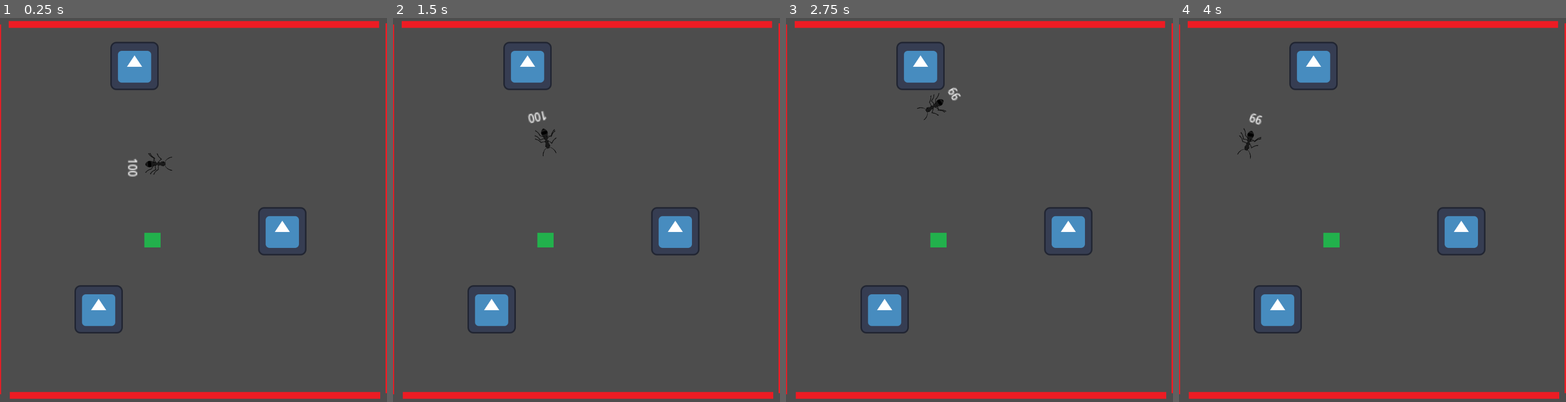
Above: before the commit, frames 1-4 (left to right).
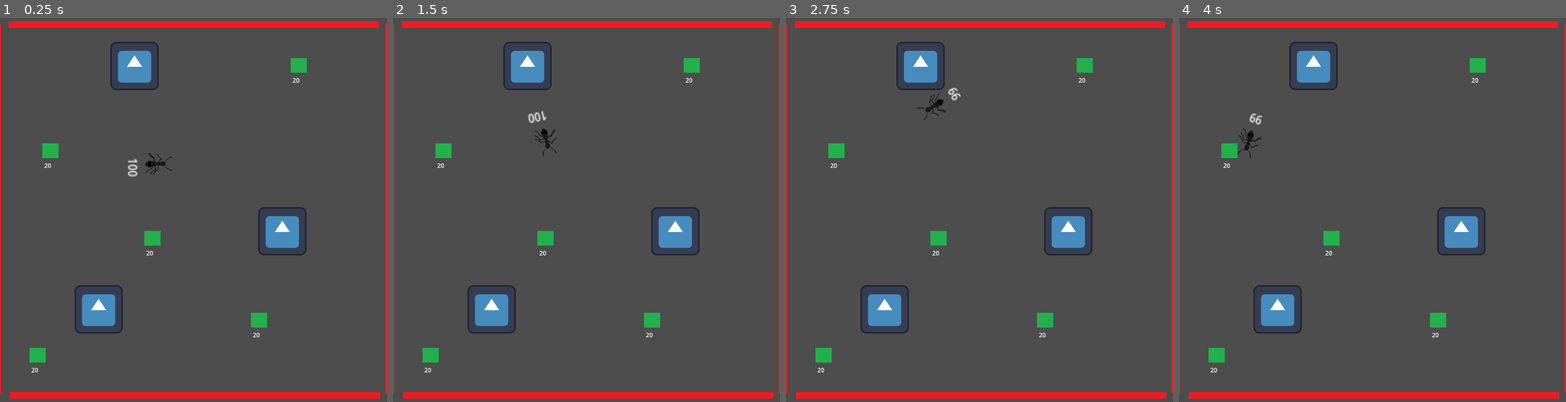
Above: after the commit, the same moments.

Repository: jalfonsocu/GodotRL_AntFarm
Game: Godot game, scene res://Origin.tscn
Same seed, same stepped clock (60 frames per second), same inputs: the game is played once before the commit and once after it. The engine's default icon, where the game draws it, is replaced by a stand-in: a white triangle on a blue panel in a dark square.
Inputs:
- Up to frame 1 (0.25 s): no input
- Up to frame 2 (1.5 s): tap Enter at 0.5 s; hold D (right) 0.53-1.28 s; hold S (down) from 1.28 s (still down)
- Up to frame 3 (2.75 s): release S (down) at 2.03 s; hold D (right) from 2.03 s (still down)
- Up to frame 4 (4 s): release D (right) at 2.78 s; hold W (up) 2.78-3.53 s; hold A (left) from 3.53 s (still down)

The runs differ from the first frame. In frame 1, 0.8% of the frame differs, in the area x 7-80%, y 10-93%; in frame 2, 0.8%; in frame 3, 0.8%; in frame 4, 0.8%.

Commit message:
Implementando acciones de la hormiga

Diff:
--- a/Character.gd
+++ b/Character.gd
@@ -5,10 +5,18 @@
 @export var rotation_speed = 1.8
 
 @export var energy = 100
+var center_collider_type = 0
+var left_collider_type = 0
+var right_collider_type = 0
+
+var center_collider_distance = -1
+var left_collider_distance = -1
+var right_collider_distance = -1
 
 var rotation_direction = 0
 
 signal health_depleted
+signal eat
 
 
 func _ready():
@@ -30,14 +38,25 @@
 
 func _process(delta):
 	if $RayCast2D_Center.is_colliding():
-		print($RayCast2D_Center.get_collider())
-		print(distance_to_collider($RayCast2D_Center))
+		center_collider_type = detect_object_type($RayCast2D_Center.get_collider())
+		center_collider_distance = distance_to_collider($RayCast2D_Center)
+	else:
+		center_collider_distance = -1
+		center_collider_type = 0
+
 	if $RayCast2D_CenterLeft.is_colliding():
-		print($RayCast2D_CenterLeft.get_collider())
-		print(distance_to_collider($RayCast2D_CenterLeft))
+		left_collider_type = detect_object_type($RayCast2D_CenterLeft.get_collider())
+		left_collider_distance = distance_to_collider($RayCast2D_CenterLeft)
+	else:
+		left_collider_distance = -1
+		left_collider_type = 0
+
 	if $RayCast2D_CenterRight.is_colliding():
-		print($RayCast2D_CenterRight.get_collider())
-		print(distance_to_collider($RayCast2D_CenterRight))
+		right_collider_type = detect_object_type($RayCast2D_CenterRight.get_collider())
+		right_collider_distance = distance_to_collider($RayCast2D_CenterRight)
+	else:
+		right_collider_distance = -1
+		right_collider_type = 0
 
 
 
@@ -54,3 +73,12 @@
 		var collision_point = ray.get_collision_point()
 		distance = origin.distance_to(collision_point)
 	return distance
+
+func detect_object_type(object):
+	if  object.to_string() == "Food":
+		return 1
+	else:
+		return 10
+
+func eat_action():
+	eat.emit()
--- a/Food.gd
+++ b/Food.gd
@@ -4,9 +4,12 @@
 
 # Called when the node enters the scene tree for the first time.
 func _ready():
-	pass # Replace with function body.
+	$Label.text = str(food_amount)
 
 
 # Called every frame. 'delta' is the elapsed time since the previous frame.
 func _process(delta):
 	pass
+
+func _to_string():
+	return "Food"
--- a/Food.tscn
+++ b/Food.tscn
@@ -16,3 +16,9 @@
 
 [node name="Sprite2D" type="Sprite2D" parent="."]
 texture = ExtResource("1_xfcg7")
+
+[node name="Label" type="Label" parent="."]
+offset_left = -17.0
+offset_top = 27.0
+offset_right = 23.0
+offset_bottom = 50.0
--- a/Origin.tscn
+++ b/Origin.tscn
@@ -43,9 +43,20 @@
 [node name="Sprite2D" type="Sprite2D" parent="RigidBody2D3"]
 texture = ExtResource("3_yum02")
 
-[node name="Ant" parent="." instance=ExtResource("3_is2qa")]
-position = Vector2(420, 390)
-scale = Vector2(3, 3)
+[node name="Area_Food" parent="." instance=ExtResource("5_0mh5k")]
+position = Vector2(404, 588)
+
+[node name="Area_Food3" parent="." instance=ExtResource("5_0mh5k")]
+position = Vector2(791, 130)
+
+[node name="Area_Food2" parent="." instance=ExtResource("5_0mh5k")]
+position = Vector2(686, 805)
+
+[node name="Area_Food4" parent="." instance=ExtResource("5_0mh5k")]
+position = Vector2(134, 356)
+
+[node name="Area_Food5" parent="." instance=ExtResource("5_0mh5k")]
+position = Vector2(100, 898)
 
 [node name="Limit" type="RigidBody2D" parent="."]
 
@@ -100,5 +111,6 @@
 scale = Vector2(22.8, 0.44)
 texture = ExtResource("4_xhsdr")
 
-[node name="Area_Food" parent="." instance=ExtResource("5_0mh5k")]
-position = Vector2(404, 593)
+[node name="Ant" parent="." instance=ExtResource("3_is2qa")]
+position = Vector2(420, 390)
+scale = Vector2(3, 3)
